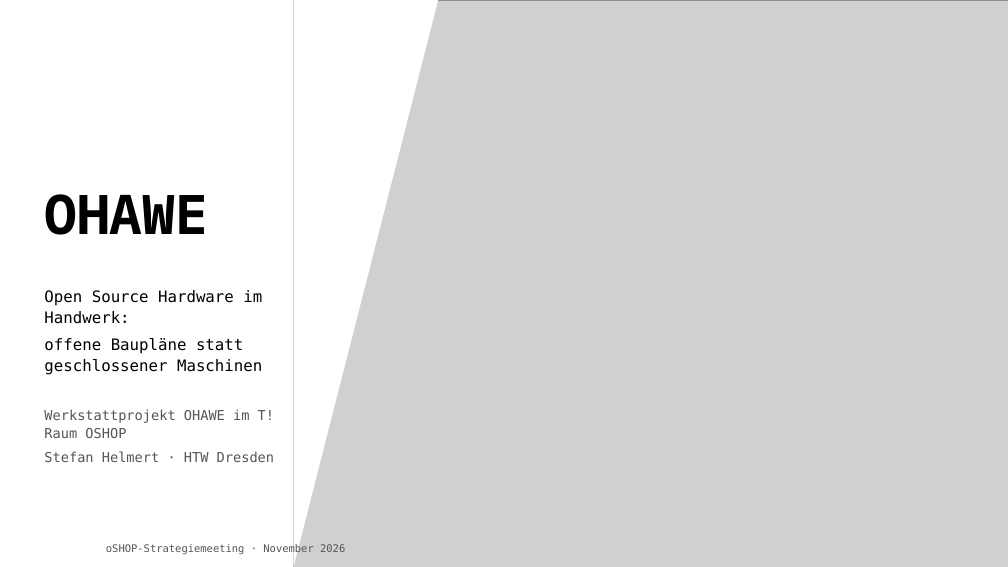
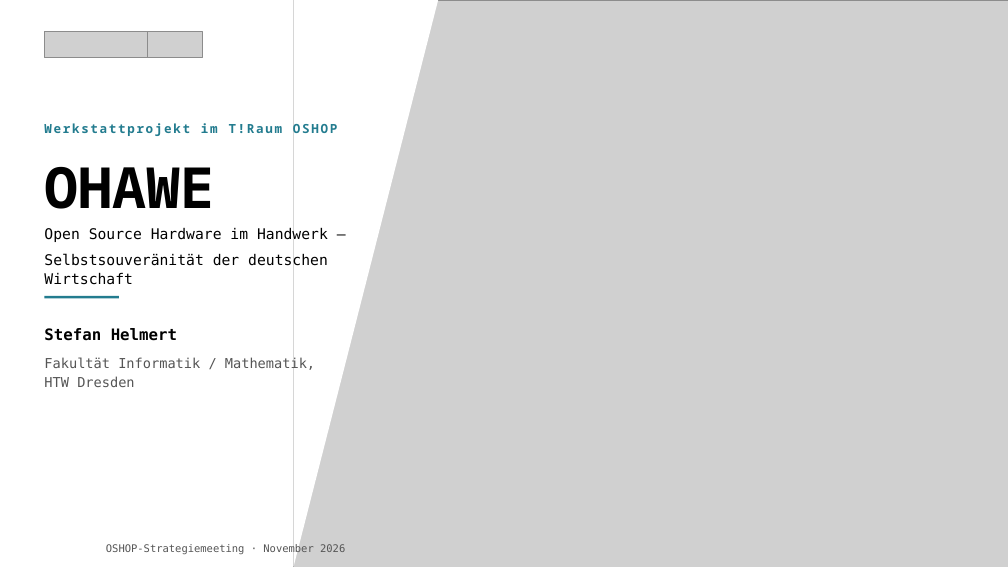
Before and after one commit to TheTesla/slides-oshop-strategieemeeting-ohawe, a slide deck: slide 1 of ohawe-strategie.pptx. Drawn at 1008x567 pixels with LibreOffice and Linux fonts; fonts in the diff are those of the drawing; grey boxes stand for pictures; background and template pictures are left out. Boxes give left, top, right and bottom in pixels: in the first picture for what was removed or moved away, otherwise in the second. Text is boxed around its words. In the diff, an @@ line names an element or a change of style, - is before the commit and + after.

```diff
--- a/ohawe-strategie.pptx
+++ b/ohawe-strategie.pptx
@@ picture added at <box>45,31,147,57</box> @@
@@ picture added at <box>148,31,203,57</box> @@
@@ text "OHAWE": place and size @@
-text "OHAWE" at <box>44,194,208,235</box>
+text "OHAWE" at <box>44,167,214,209</box>
@@ text "OHAWE" at <box>44,167,214,209</box>: size 52 to 54 pt @@
@@ text at <box>44,122,337,138</box>: text changed; size 13 to 12 pt; font DejaVu Sans Mono to Noto Sans Mono; text colour #555555 to #237C8F; bold on @@
-Werkstattprojekt OHAWE im T!Raum OSHOP
-Stefan Helmert · HTW Dresden
+Werkstattprojekt im T!Raum OSHOP
@@ text at <box>44,227,328,285</box>: text changed; size 15 to 14 pt @@
-Open Source Hardware im Handwerk:
-offene Baupläne statt geschlossener Maschinen
+Open Source Hardware im Handwerk —
+Selbstsouveränität der deutschen Wirtschaft
@@ rectangle added at <box>45,296,119,299</box>, fill #237C8F @@
@@ text added at <box>44,328,315,387</box>, 13 pt, text #555555 @@
+Stefan Helmert
+Fakultät Informatik / Mathematik, HTW Dresden
@@ text at <box>106,544,345,555</box>: text changed @@
-oSHOP-Strategiemeeting · November 2026
+OSHOP-Strategiemeeting · November 2026
```
Also in this commit, not shown: 10 other slides changed, 2 other files.
